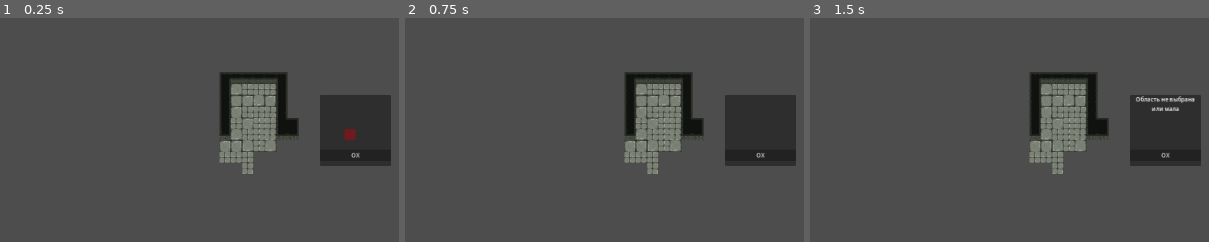
Above: before the commit, frames 1-3 (left to right).
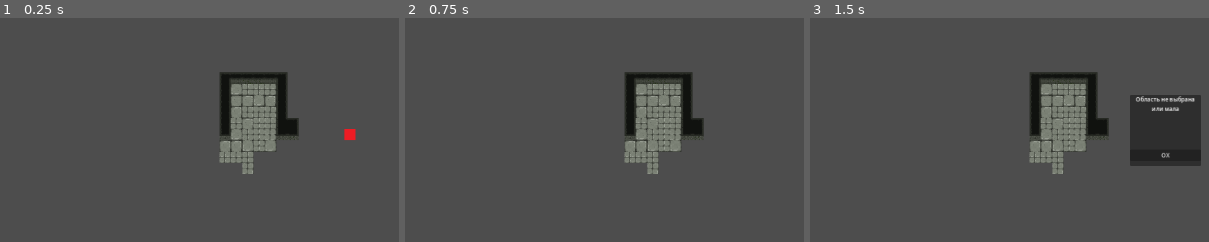
Above: after the commit, the same moments.

Repository: Sheroe0/2D-dungeon-generator
Game: Godot game, scene res://editor.tscn
Same seed, same stepped clock (60 frames per second), same inputs: the game is played once before the commit and once after it. This scene is started directly instead of the project's main scene.
Inputs (mouse positions are % of the whole screen's width and height, from its top left):
- Up to frame 1 (0.25 s): no input
- Up to frame 2 (0.75 s): click (93, 4) at 0.52 s; type "12" at 0.6 s
- Up to frame 3 (1.5 s): click "Сохранить" at 1.25 s
The pictures show only the part of the screen within x 6-55%, y 25-75%; the shares and areas given below are measured in that part.

The runs differ from the first frame. In frame 1, 5.6% of the frame differs, in the area x 80-98%, y 34-67%; in frame 2, 5.6%; in frame 3, nothing differs.

Commit message:
Added checking the uniqueness of the preset name

Diff:
--- a/Main_editor_script.gd
+++ b/Main_editor_script.gd
@@ -1,7 +1,22 @@
 extends TileMap
 
+var file_path = "user://TileMap_source.dat"
+
+func check_object_name_exists(object_name):
+	var file = FileAccess.open(file_path, FileAccess.READ)
+	if file:
+		while not file.eof_reached():
+			var line = file.get_line().strip_edges()
+			if len(line) > 0 and line.split(",")[0] == object_name:
+				file.close()
+				$"../Interfase/Panel".visible = true
+				$"../Interfase/Panel/VBoxContainer/Label".text = "Такое имя присета уже существует"
+				return true
+		file.close()
+	return false
 
 func save(rectangle, object_name):
+	if check_object_name_exists(object_name): return
 	var x = abs( rectangle[1].x - rectangle[0].x )
 	var y = abs( rectangle[1].y - rectangle[0].y )
 	var tile_pos = Vector2.ZERO
@@ -27,10 +42,12 @@
 	for i in source_arr.size():
 		print(source_arr[i])
 
-	var file_path = "user://TileMap_source.dat"
 	var file = FileAccess.open(file_path, FileAccess.READ_WRITE) # Открытие файла для записи, если он существует
 	if !file:
 		file = FileAccess.open(file_path, FileAccess.WRITE)
 	file.seek_end()
 	file.store_string(str(source_arr)+"\n")
 	file.close() # Закрываем файл
+
+	$"../Interfase/Panel".visible = true
+	$"../Interfase/Panel/VBoxContainer/Label".text = "Сохранено :)"
--- a/Save_selected_area.gd
+++ b/Save_selected_area.gd
@@ -5,8 +5,7 @@
 	if rb.size()>0 and abs(rb[1].x-rb[0].x)>1 and abs(rb[1].y-rb[0].y)>1:
 		rb[0]+=Vector2i(1,1)
 		rb[1]-=Vector2i(1,1)
-		var object_name = $"../LineEdit".text
-
+		var object_name = "[\"" + $"../LineEdit".text + "\""
 		$"../../../../../../MainTileMap".save(rb,object_name)
 	else:
 		$"../../../../../Panel".visible = true
--- a/editor.tscn
+++ b/editor.tscn
@@ -76,6 +76,7 @@
 "
 
 [node name="Panel" type="Panel" parent="Interfase"]
+visible = false
 anchors_preset = 8
 anchor_left = 0.5
 anchor_top = 0.5
